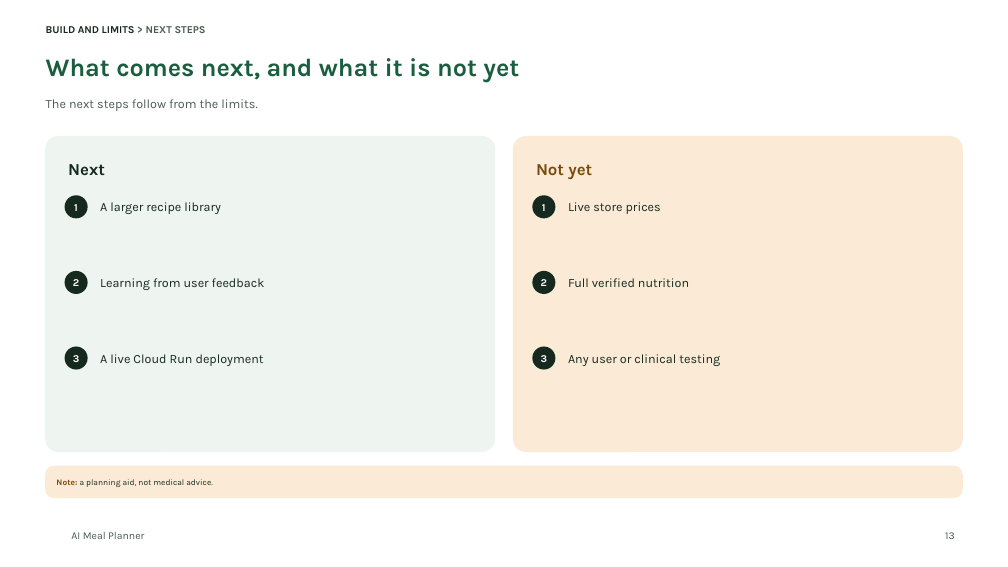
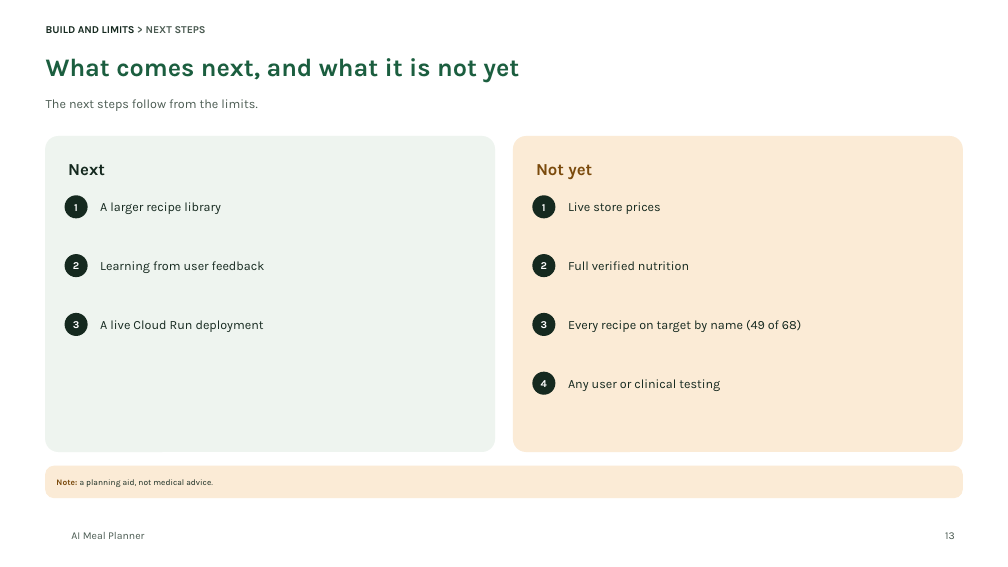
Before and after one commit to tuannm3812/ai-meal-planner, a slide deck: slide 13 of docs/showcase/ai-meal-planner-deck.pptx. Drawn at 1008x567 pixels with LibreOffice and Linux fonts; fonts in the diff are those of the drawing; background and template pictures are left out. Boxes give left, top, right and bottom in pixels: in the first picture for what was removed or moved away, otherwise in the second. Text is boxed around its words. In the diff, an @@ line names an element or a change of style, - is before the commit and + after.

```diff
--- a/docs/showcase/ai-meal-planner-deck.pptx
+++ b/docs/showcase/ai-meal-planner-deck.pptx
@@ 2 ellipses, 2 texts: place and size @@
-2 ellipses, 2 texts at (64, 271, 689, 294)
+2 ellipses, 2 texts at (64, 254, 689, 278)
@@ 2 ellipses, 1 text: place and size @@
-2 ellipses, 1 text at (64, 346, 556, 370)
+2 ellipses, 1 text at (64, 313, 556, 337)
@@ text added at (568, 320, 801, 332), 12 pt, text #15291F @@
+Every recipe on target by name (49 of 68)
@@ ellipse added at (532, 372, 556, 395), fill #15291F, 10 pt, text #FFFFFF, bold @@
+4
@@ text "Any user or clinical testing": place and size @@
-text "Any user or clinical testing" at (568, 354, 720, 366)
+text "Any user or clinical testing" at (568, 379, 720, 391)
```
Also in this commit, not shown: 6 other slides changed, 13 other files.
